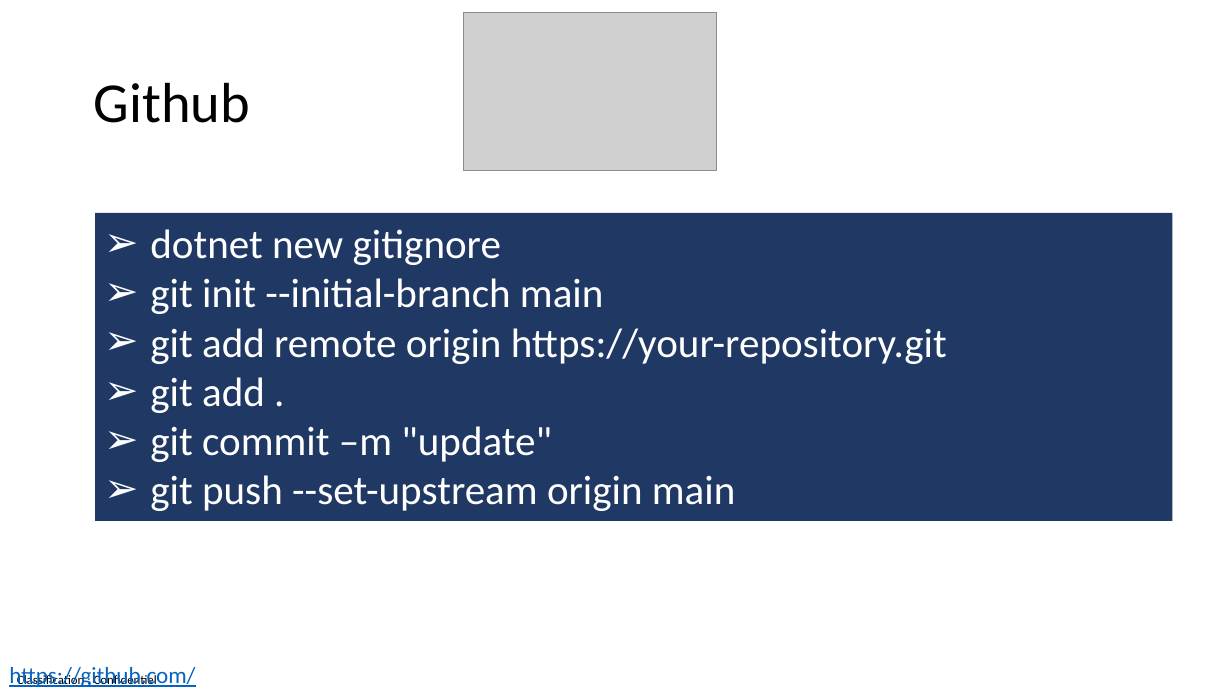
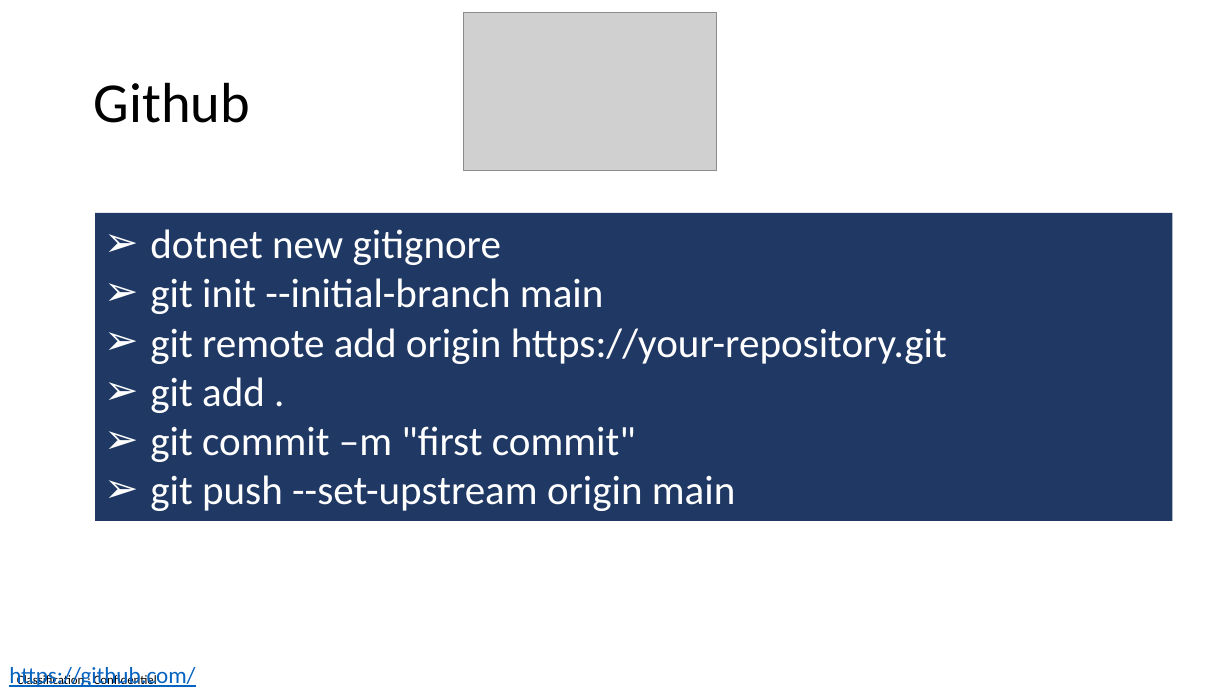
Before and after one commit to guillaume-chervet/course.dotnet, a slide deck: slide 114 of documentations/dotnet8.pptx. Drawn at 1232x693 pixels with LibreOffice and Linux fonts; fonts in the diff are those of the drawing; grey boxes stand for pictures. Boxes give left, top, right and bottom in pixels: in the first picture for what was removed or moved away, otherwise in the second. Text is boxed around its words. In the diff, an @@ line names an element or a change of style, - is before the commit and + after.

```diff
--- a/documentations/dotnet8.pptx
+++ b/documentations/dotnet8.pptx
@@ text in rectangle at box(150, 328, 947, 364): text changed @@
-➢ git add remote origin https://your-repository.git
+➢ git remote add origin https://your-repository.git
@@ text in rectangle at box(150, 426, 636, 462): text changed @@
-➢ git commit –m "update"
+➢ git commit –m "first commit"
```
Also in this commit, not shown: 4 other slides changed.
